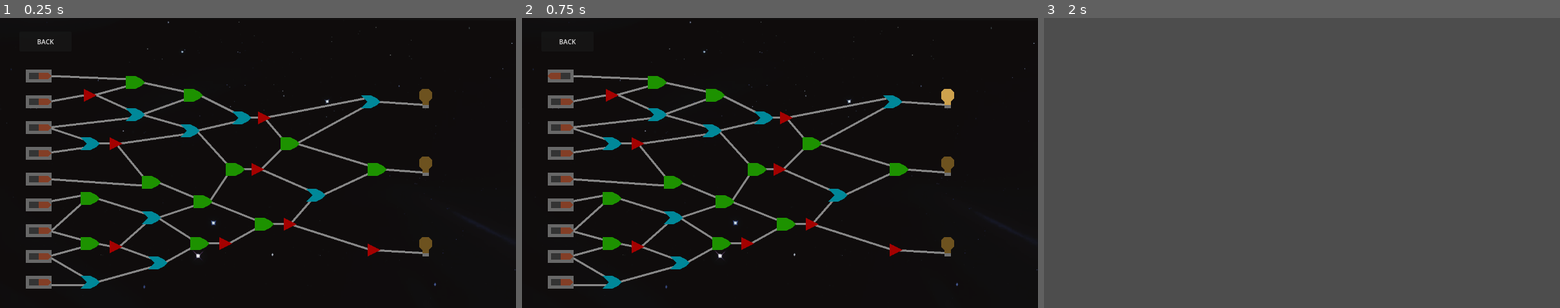
Above: before the commit, frames 1-3 (left to right).
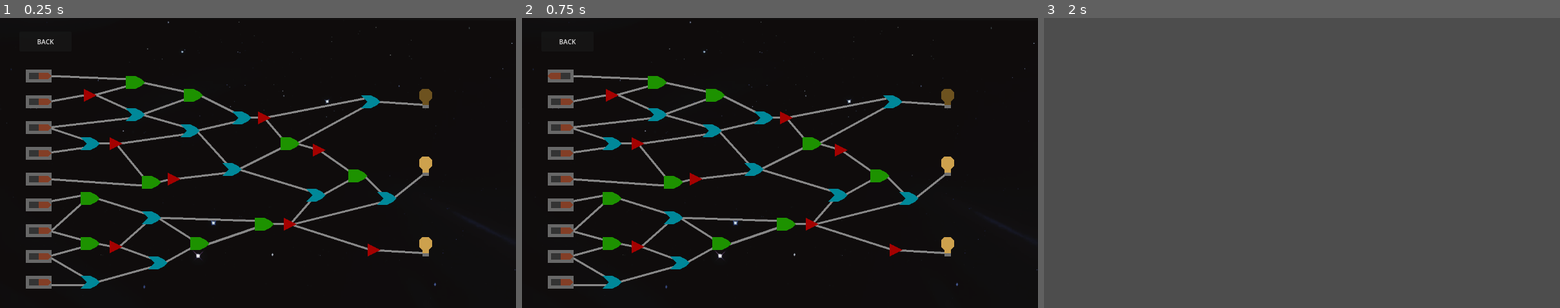
Above: after the commit, the same moments.

Repository: alexgaaranes/jame-gam-50
Game: Godot game, scene res://scenes/level/level3/level3.tscn
The game is run twice, just before and just after one commit, with the same random seed, the same clock (stepped at 60 frames per second) and the same inputs. This scene is started directly instead of the project's main scene.
Inputs (mouse positions are in pixels of both pictures, inside the frame that each line leads up to):
- Up to frame 1 (0.25 s): no input
- Up to frame 2 (0.75 s): tap Enter at 0.5 s; drag from (563, 76) to (563, 180) at 0.52 s
- Up to frame 3 (2 s): click "BACK" at 1.25 s

The runs differ from the first frame. In frame 1, 2.4% of the frame differs, in the area x 30-84%, y 43-82%; in frame 2, 2.5%, in the area x 30-84%, y 24-82%; in frame 3, nothing differs.
Error in both runs: Cannot call method 'get_children' on a null value. (res://scenes/level/ui/back.gd:15)

Commit message:
feat: winning level 3 possible

Diff:
--- a/scenes/level/level3/level3.tscn
+++ b/scenes/level/level3/level3.tscn
@@ -95,33 +95,25 @@
 width = 5.0
 default_color = Color(0.537011, 0.537011, 0.537011, 1)
 
-[node name="Line2D36" type="Line2D" parent="."]
-points = PackedVector2Array(504, 560, 560, 560)
-width = 5.0
-default_color = Color(0.537011, 0.537011, 0.537011, 1)
-
 [node name="Line2D37" type="Line2D" parent="."]
+position = Vector2(-464.085, -30.9)
+scale = Vector2(1.71951, 1.06)
 points = PackedVector2Array(640, 520, 568, 560)
 width = 5.0
 default_color = Color(0.537011, 0.537011, 0.537011, 1)
 
 [node name="Line2D25" type="Line2D" parent="."]
-points = PackedVector2Array(488, 464, 392, 496)
+points = PackedVector2Array(640, 504, 392, 496)
 width = 5.0
 default_color = Color(0.537011, 0.537011, 0.537011, 1)
 
 [node name="Line2D26" type="Line2D" parent="."]
-points = PackedVector2Array(488, 448, 392, 408)
+points = PackedVector2Array(424, 400, 392, 408)
 width = 5.0
 default_color = Color(0.537011, 0.537011, 0.537011, 1)
 
 [node name="Line2D33" type="Line2D" parent="."]
-points = PackedVector2Array(520, 456, 568, 384)
-width = 5.0
-default_color = Color(0.537011, 0.537011, 0.537011, 1)
-
-[node name="Line2D38" type="Line2D" parent="."]
-points = PackedVector2Array(520, 456, 640, 504)
+points = PackedVector2Array(432, 400, 568, 384)
 width = 5.0
 default_color = Color(0.537011, 0.537011, 0.537011, 1)
 
@@ -150,19 +142,19 @@
 
 [node name="Line2D41" type="Line2D" parent="."]
 position = Vector2(8, 0)
-points = PackedVector2Array(640, 376, 768, 432)
+points = PackedVector2Array(584, 376, 768, 432)
 width = 5.0
 default_color = Color(0.537011, 0.537011, 0.537011, 1)
 
 [node name="Line2D43" type="Line2D" parent="."]
 position = Vector2(8, 0)
-points = PackedVector2Array(640, 376, 696, 320)
+points = PackedVector2Array(584, 376, 696, 320)
 width = 5.0
 default_color = Color(0.537011, 0.537011, 0.537011, 1)
 
 [node name="Line2D42" type="Line2D" parent="."]
 position = Vector2(8, 0)
-points = PackedVector2Array(912, 384, 792, 440)
+points = PackedVector2Array(864, 400, 792, 440)
 width = 5.0
 default_color = Color(0.537011, 0.537011, 0.537011, 1)
 
@@ -233,11 +225,6 @@
 width = 5.0
 default_color = Color(0.537011, 0.537011, 0.537011, 1)
 
-[node name="Line2D35" type="Line2D" parent="."]
-points = PackedVector2Array(632, 376, 600, 376)
-width = 5.0
-default_color = Color(0.537011, 0.537011, 0.537011, 1)
-
 [node name="Line2D28" type="Line2D" parent="."]
 points = PackedVector2Array(496, 192, 592, 240)
 width = 5.0
@@ -269,12 +256,27 @@
 default_color = Color(0.537011, 0.537011, 0.537011, 1)
 
 [node name="Line2D45" type="Line2D" parent="."]
-points = PackedVector2Array(736, 312, 920, 368)
+points = PackedVector2Array(736, 312, 792, 328)
+width = 5.0
+default_color = Color(0.537011, 0.537011, 0.537011, 1)
+
+[node name="Line2D52" type="Line2D" parent="."]
+points = PackedVector2Array(872, 384, 792, 328)
 width = 5.0
 default_color = Color(0.537011, 0.537011, 0.537011, 1)
 
 [node name="Line2D46" type="Line2D" parent="."]
-points = PackedVector2Array(1056, 384, 952, 376)
+points = PackedVector2Array(1056, 384, 976, 448)
+width = 5.0
+default_color = Color(0.537011, 0.537011, 0.537011, 1)
+
+[node name="Line2D53" type="Line2D" parent="."]
+points = PackedVector2Array(904, 392, 952, 440)
+width = 5.0
+default_color = Color(0.537011, 0.537011, 0.537011, 1)
+
+[node name="Line2D54" type="Line2D" parent="."]
+points = PackedVector2Array(728, 512, 952, 456)
 width = 5.0
 default_color = Color(0.537011, 0.537011, 0.537011, 1)
 
@@ -298,17 +300,11 @@
 [node name="AndGate2" parent="." instance=ExtResource("4_ukuow")]
 position = Vector2(472, 192)
 
-[node name="AndGate7" parent="." instance=ExtResource("4_ukuow")]
-position = Vector2(496, 456)
-
 [node name="AndGate9" parent="." instance=ExtResource("4_ukuow")]
 position = Vector2(648, 512)
 
 [node name="AndGate10" parent="." instance=ExtResource("4_ukuow")]
-position = Vector2(928, 376)
-
-[node name="AndGate6" parent="." instance=ExtResource("4_ukuow")]
-position = Vector2(576, 376)
+position = Vector2(880, 392)
 
 [node name="AndGate3" parent="." instance=ExtResource("4_ukuow")]
 position = Vector2(216, 448)
@@ -331,6 +327,9 @@
 [node name="OrGate3" parent="." instance=ExtResource("5_3u5vx")]
 position = Vector2(464, 280)
 
+[node name="OrGate10" parent="." instance=ExtResource("5_3u5vx")]
+position = Vector2(568, 376)
+
 [node name="OrGate7" parent="." instance=ExtResource("5_3u5vx")]
 position = Vector2(592, 248)
 
@@ -343,6 +342,9 @@
 [node name="OrGate9" parent="." instance=ExtResource("5_3u5vx")]
 position = Vector2(776, 440)
 
+[node name="OrGate11" parent="." instance=ExtResource("5_3u5vx")]
+position = Vector2(952, 448)
+
 [node name="OrGate6" parent="." instance=ExtResource("5_3u5vx")]
 position = Vector2(368, 496)
 
@@ -355,20 +357,23 @@
 [node name="NotGate" parent="." instance=ExtResource("6_rk8cu")]
 position = Vector2(224, 192)
 
-[node name="NotGate2" parent="." instance=ExtResource("6_rk8cu")]
-position = Vector2(640, 376)
-
 [node name="NotGate8" parent="." instance=ExtResource("6_rk8cu")]
 position = Vector2(656, 248)
 
+[node name="NotGate10" parent="." instance=ExtResource("6_rk8cu")]
+position = Vector2(792, 328)
+
 [node name="NotGate4" parent="." instance=ExtResource("6_rk8cu")]
 position = Vector2(288, 568)
 
+[node name="NotGate5" parent="." instance=ExtResource("6_rk8cu")]
+position = Vector2(288, 568)
+
 [node name="NotGate3" parent="." instance=ExtResource("6_rk8cu")]
 position = Vector2(288, 312)
 
-[node name="NotGate5" parent="." instance=ExtResource("6_rk8cu")]
-position = Vector2(560, 560)
+[node name="NotGate9" parent="." instance=ExtResource("6_rk8cu")]
+position = Vector2(432, 400)
 
 [node name="NotGate7" parent="." instance=ExtResource("6_rk8cu")]
 position = Vector2(720, 512)
--- a/scripts/LogicManager.gd
+++ b/scripts/LogicManager.gd
@@ -33,25 +33,36 @@
 	$NotGate4.connect("output_changed", Callable($OrGate6, "set_input").bind(1))
 	$OrGate6.connect("output_changed", Callable($AndGate8, "set_input").bind(0))
 	$OrGate5.connect("output_changed", Callable($AndGate8, "set_input").bind(1))
-	$AndGate8.connect("output_changed", Callable($NotGate5, "set_input").bind(0))
-	$AndGate5.connect("output_changed", Callable($AndGate7, "set_input").bind(0))
-	$OrGate6.connect("output_changed", Callable($AndGate7, "set_input").bind(1))
-	$AndGate7.connect("output_changed", Callable($AndGate9, "set_input").bind(0))
-	$NotGate5.connect("output_changed", Callable($AndGate9, "set_input").bind(1))
+	$AndGate8.connect("output_changed", Callable($AndGate9, "set_input").bind(1))
+	$AndGate5.connect("output_changed", Callable($NotGate9, "set_input").bind(0))
+	$OrGate6.connect("output_changed", Callable($AndGate9, "set_input").bind(0))
 	$AndGate9.connect("output_changed", Callable($NotGate7, "set_input").bind(0))
 	$NotGate7.connect("output_changed", Callable($NotGate6, "set_input").bind(0))
-	$OrGate3.connect("output_changed", Callable($AndGate6, "set_input").bind(0))
-	$AndGate7.connect("output_changed", Callable($AndGate6, "set_input").bind(1))
-	$AndGate6.connect("output_changed", Callable($NotGate2, "set_input").bind(0))
+	$OrGate3.connect("output_changed", Callable($OrGate10, "set_input").bind(0))
+	$NotGate9.connect("output_changed", Callable($OrGate10, "set_input").bind(1))
 	$NotGate8.connect("output_changed", Callable($AndGate11, "set_input").bind(0))
-	$NotGate2.connect("output_changed", Callable($AndGate11, "set_input").bind(1))
+	$OrGate10.connect("output_changed", Callable($AndGate11, "set_input").bind(1))
 	$AndGate11.connect("output_changed", Callable($OrGate8, "set_input").bind(1))
-	$NotGate2.connect("output_changed", Callable($OrGate9, "set_input").bind(0))
+	$OrGate10.connect("output_changed", Callable($OrGate9, "set_input").bind(0))
 	$NotGate7.connect("output_changed", Callable($OrGate9, "set_input").bind(1))
-	$AndGate11.connect("output_changed", Callable($AndGate10, "set_input").bind(0))
-	$OrGate9.connect("output_changed", Callable($AndGate10, "set_input").bind(0))
+	$AndGate11.connect("output_changed", Callable($NotGate10, "set_input").bind(0))
+	$OrGate9.connect("output_changed", Callable($AndGate10, "set_input").bind(1))
+	$NotGate10.connect("output_changed", Callable($AndGate10, "set_input").bind(0))
+	$AndGate10.connect("output_changed", Callable($OrGate11, "set_input").bind(0))
+	$NotGate7.connect("output_changed", Callable($OrGate11, "set_input").bind(1))
+	$AndGate8.connect("output_changed", Callable($OrGate11, "set_input").bind(0))
 
 	# Connect to bulb
 	$OrGate8.connect("output_changed", Callable($Bulb, "set_state"))
-	$AndGate10.connect("output_changed", Callable($Bulb3, "set_state"))
+	$OrGate11.connect("output_changed", Callable($Bulb3, "set_state"))
 	$NotGate6.connect("output_changed", Callable($Bulb2, "set_state"))
+
+	$Lever.emit_signal("state_changed", $Lever.is_on)
+	$Lever2.emit_signal("state_changed", $Lever2.is_on)
+	$Lever3.emit_signal("state_changed", $Lever3.is_on)
+	$Lever4.emit_signal("state_changed", $Lever4.is_on)
+	$Lever5.emit_signal("state_changed", $Lever5.is_on)
+	$Lever6.emit_signal("state_changed", $Lever6.is_on)
+	$Lever7.emit_signal("state_changed", $Lever7.is_on)
+	$Lever8.emit_signal("state_changed", $Lever8.is_on)
+	$Lever9.emit_signal("state_changed", $Lever9.is_on)
